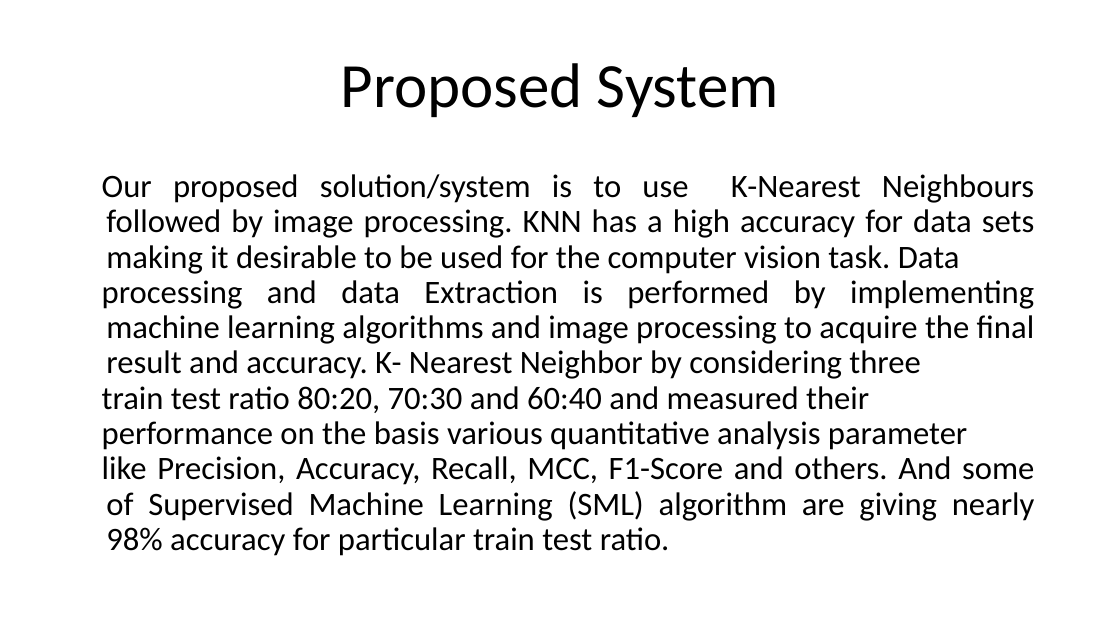
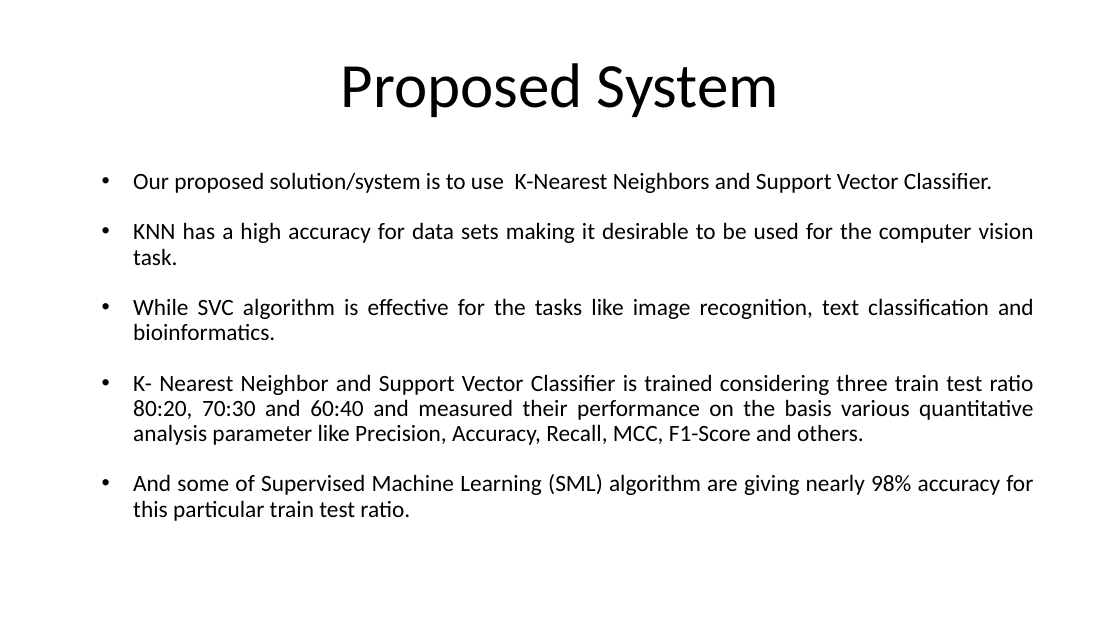
Before and after one commit to Sriram-Karthick-k/final-year-project, a slide deck: slide 5 of final/2nd review/Fake Currency Detection Using Image Processing.pptx. Drawn at 1120x630 pixels with LibreOffice and Linux fonts; fonts in the diff are those of the drawing. Boxes give left, top, right and bottom in pixels: in the first picture for what was removed or moved away, otherwise in the second. Text is boxed around its words. In the diff, an @@ line names an element or a change of style, - is before the commit and + after.

```diff
--- a/final/2nd review/Fake Currency Detection Using Image Processing.pptx
+++ b/final/2nd review/Fake Currency Detection Using Image Processing.pptx
@@ text at box(133, 172, 1034, 521): text changed; size 28 to 20 pt @@
-Our proposed solution/system is to use K-Nearest Neighbours followed by image processing. KNN has a high accuracy for data sets making it desirable to be used for the computer vision task. Data
-processing and data Extraction is performed by implementing machine learning algorithms and image processing to acquire the final result and accuracy. K- Nearest Neighbor by considering three
-train test ratio 80:20, 70:30 and 60:40 and measured their
-performance on the basis various quantitative analysis parameter
-like Precision, Accuracy, Recall, MCC, F1-Score and others. And some of Supervised Machine Learning (SML) algorithm are giving nearly 98% accuracy for particular train test ratio.
+• Our proposed solution/system is to use K-Nearest Neighbors and Support Vector Classifier.
+• KNN has a high accuracy for data sets making it desirable to be used for the computer vision task.
+• While SVC algorithm is effective for the tasks like image recognition, text classification and bioinformatics.
+• K- Nearest Neighbor and Support Vector Classifier is trained considering three train test ratio 80:20, 70:30 and 60:40 and measured their performance on the basis various quantitative analysis parameter like Precision, Accuracy, Recall, MCC, F1-Score and others.
+• And some of Supervised Machine Learning (SML) algorithm are giving nearly 98% accuracy for this particular train test ratio.
```
Also in this commit, not shown: 7 other slides changed, 6 slides added, 1 slide removed, 1 other file.
